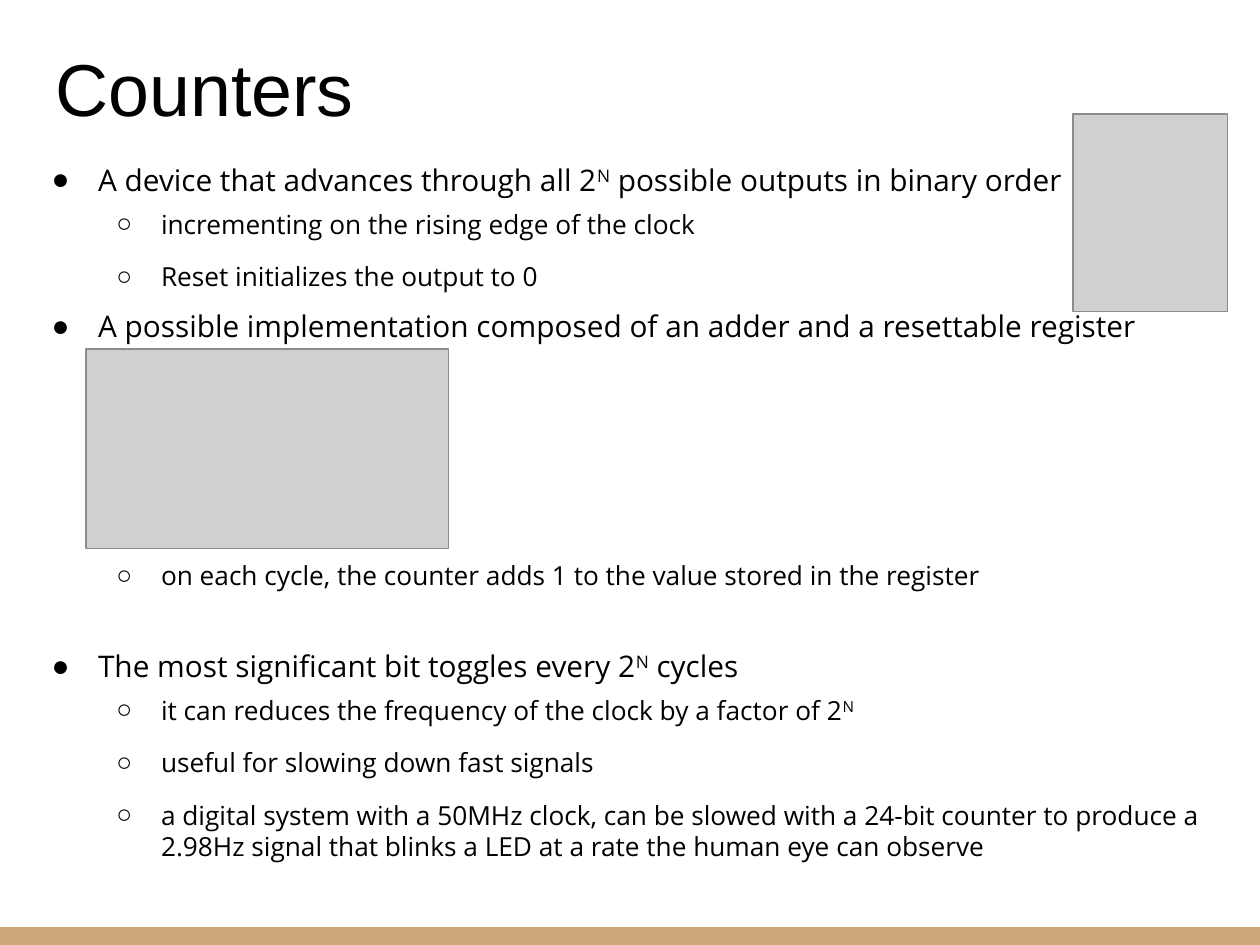
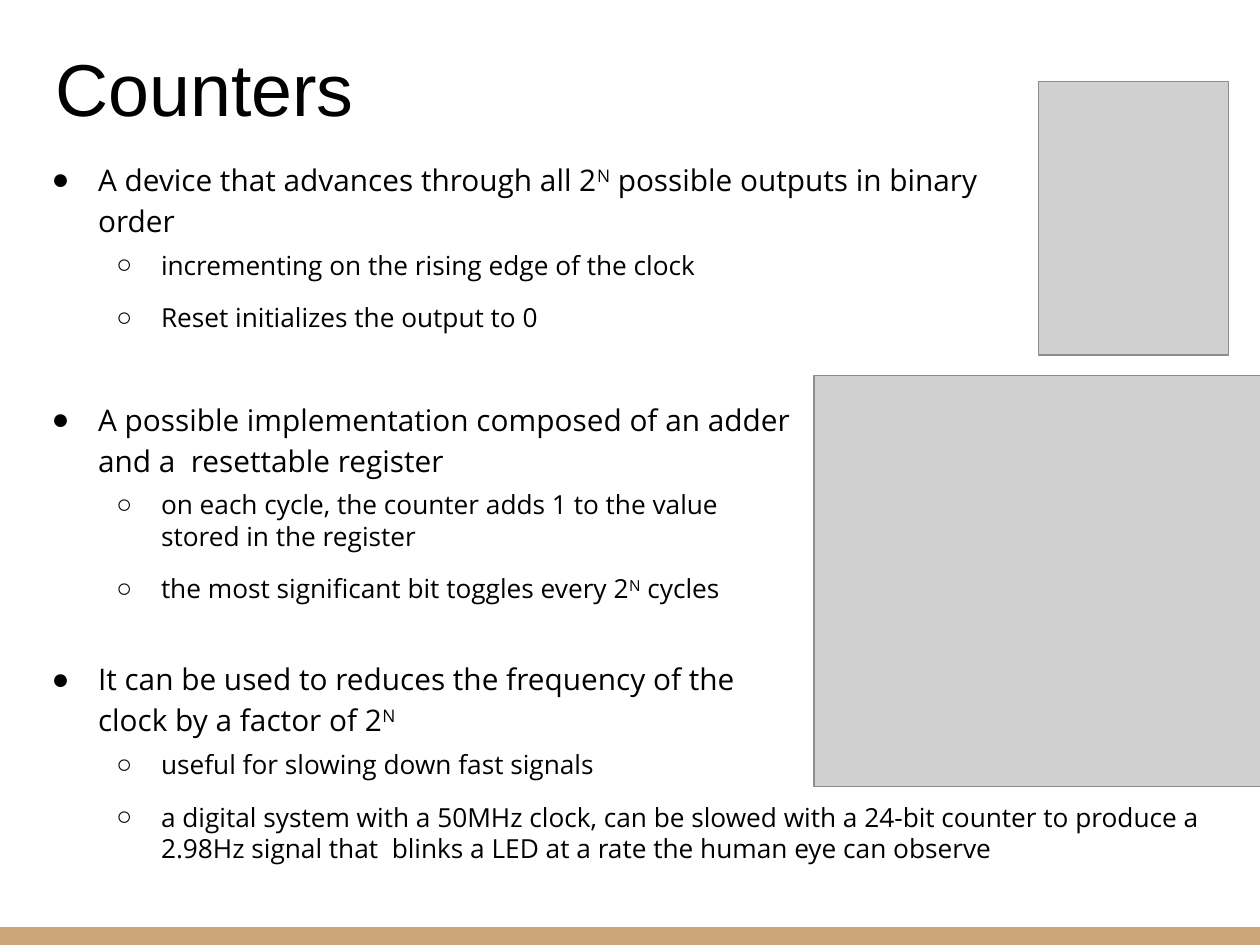
Before and after one commit to riccardoberta/esd, a slide deck: slide 4 of 10 - Sequential Building Blocks/10 - Sequential Building Blocks.pptx. Drawn at 1260x945 pixels with LibreOffice and Linux fonts; fonts in the diff are those of the drawing; grey boxes stand for pictures. Boxes give left, top, right and bottom in pixels: in the first picture for what was removed or moved away, otherwise in the second. Text is boxed around its words. In the diff, an @@ line names an element or a change of style, - is before the commit and + after.

```diff
--- a/10 - Sequential Building Blocks/10 - Sequential Building Blocks.pptx
+++ b/10 - Sequential Building Blocks/10 - Sequential Building Blocks.pptx
@@ picture: place and size @@
-picture at [1074, 115, 1227, 312]
+picture at [1038, 82, 1228, 355]
@@ picture removed at [86, 349, 449, 549] @@
@@ picture added at [814, 375, 1260, 786] @@
@@ text at [98, 578, 734, 738]: text changed; size 15 to 17 pt @@
-● The most significant bit toggles every 2N cycles
-  ○ it can reduces the frequency of the clock by a factor of 2N
+  ○ the most significant bit toggles every 2N cycles
+● It can be used to reduces the frequency of the
+  clock by a factor of 2N
```
Also in this commit, not shown: 19 other slides changed, 1 slide added, 2 slides removed, 20 other files.
